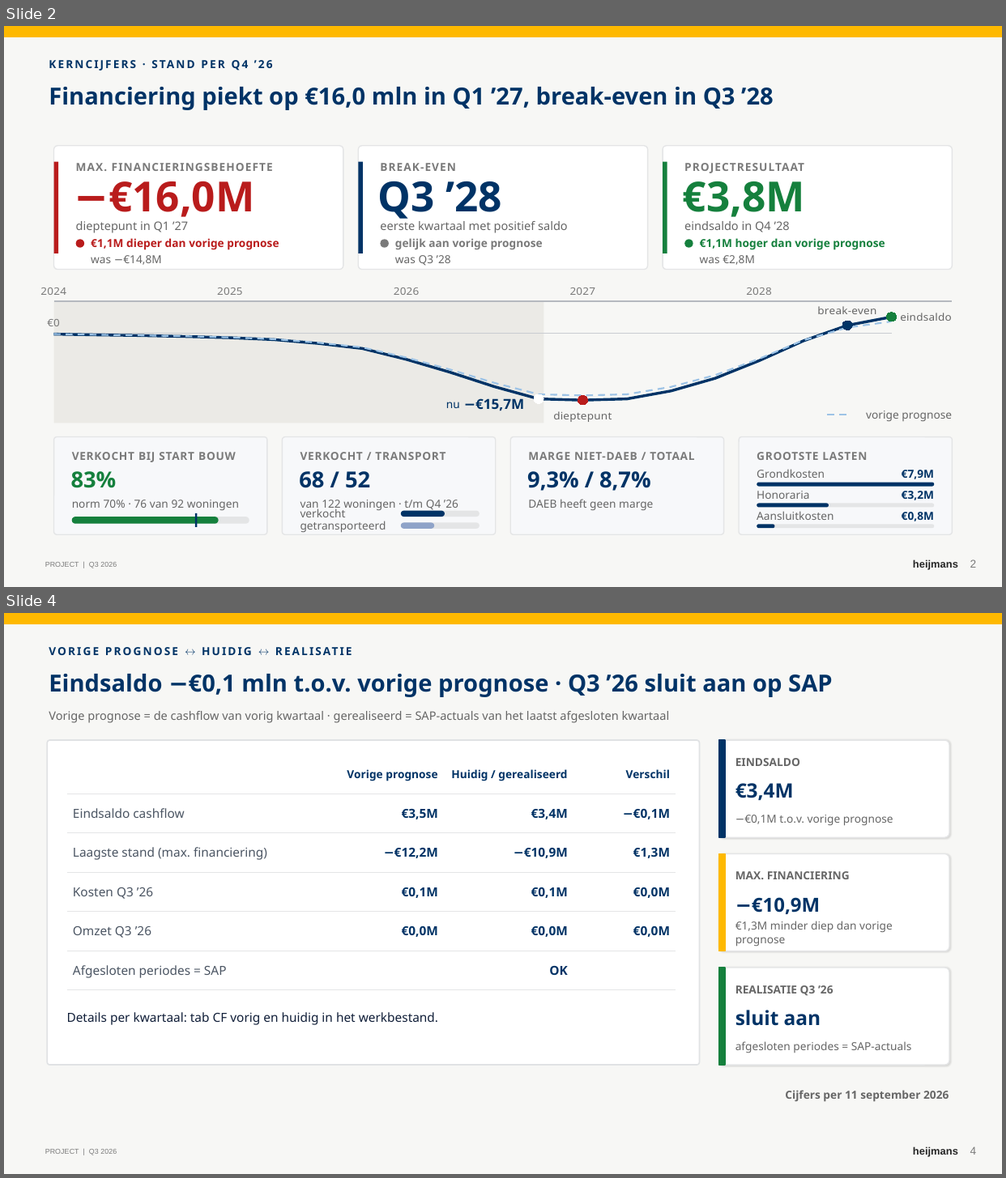
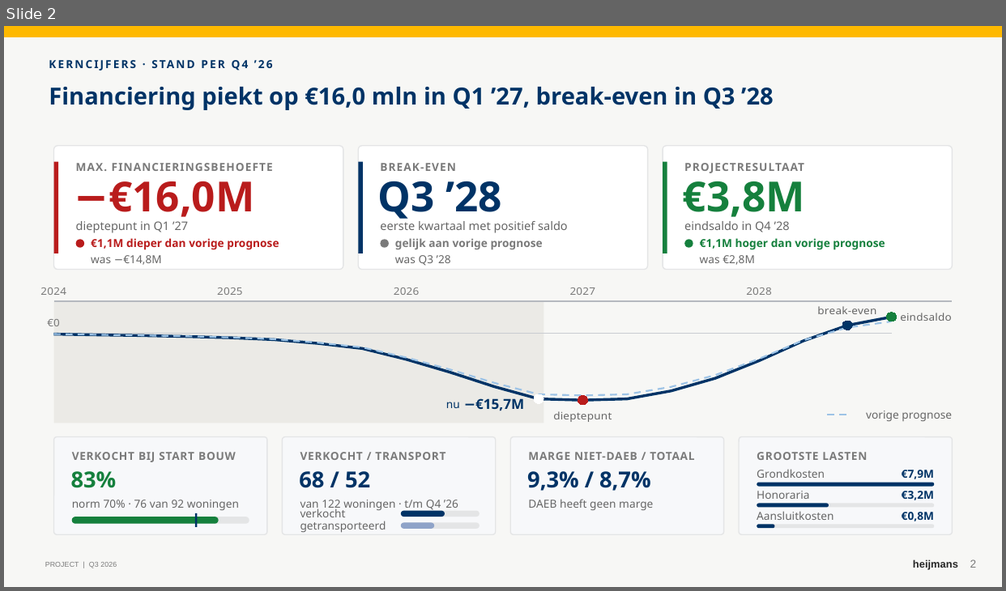
Before and after one commit to LuukLoohuis/Forecast-Builder, a slide deck: output/Kwartaal_Template_cashflow_v22.pptx. Shown one above the other, each under a label of ours: slides 2 and 4 before the commit, slide 2 after it; the slides between them are not shown. The pictures are 1006x1178 and 1006x591 pixels, drawn with LibreOffice and Linux fonts; fonts in the diff are those of the drawing; background and template pictures are left out. Boxes give left, top, right and bottom in pixels: in the first picture for what was removed or moved away, otherwise in the second. Text is boxed around its words. In the diff, an @@ line names an element or a change of style, - is before the commit and + after.

```diff
--- a/output/Kwartaal_Template_cashflow_v22.pptx
+++ b/output/Kwartaal_Template_cashflow_v22.pptx
@@ slide 4 removed at bbox=[4, 613, 1002, 1174], background #F7F7F5; not listed: 3 template elements that a slide beside it also shows @@
@@ text removed at bbox=[49, 643, 957, 660] @@
-VORIGE PROGNOSE ↔ HUIDIG ↔ REALISATIE
@@ text removed at bbox=[49, 674, 832, 697] @@
-Eindsaldo −€0,1 mln t.o.v. vorige prognose · Q3 ’26 sluit aan op SAP
@@ text removed at bbox=[49, 711, 670, 723] @@
-Vorige prognose = de cashflow van vorig kwartaal · gerealiseerd = SAP-actuals van het laatst afgesloten kwartaal
@@ rounded rectangle removed at bbox=[47, 739, 700, 1064] @@
@@ table removed at bbox=[67, 755, 675, 990], 6 rows, 4 columns @@
- | Vorige prognose | Huidig / gerealiseerd | Verschil
-Eindsaldo cashflow | €3,5M | €3,4M | −€0,1M
-Laagste stand (max. financiering) | −€12,2M | −€10,9M | €1,3M
-Kosten Q3 ’26 | €0,1M | €0,1M | €0,0M
-Omzet Q3 ’26 | €0,0M | €0,0M | €0,0M
-Afgesloten periodes = SAP |  | OK | 
@@ rounded rectangle removed at bbox=[718, 739, 949, 837] @@
@@ rectangle removed at bbox=[718, 739, 725, 837] @@
@@ text removed at bbox=[735, 758, 800, 766] @@
-EINDSALDO
@@ text removed at bbox=[735, 783, 794, 800] @@
-€3,4M
@@ text removed at bbox=[744, 815, 893, 826] @@
-−€0,1M t.o.v. vorige prognose
@@ rounded rectangle removed at bbox=[718, 854, 949, 952] @@
@@ rectangle removed at bbox=[718, 854, 725, 952] @@
@@ text removed at bbox=[735, 871, 850, 879] @@
-MAX. FINANCIERING
@@ text removed at bbox=[752, 897, 820, 914] @@
-−€10,9M
@@ text removed at bbox=[735, 921, 893, 947] @@
-€1,3M minder diep dan vorige prognose
@@ rounded rectangle removed at bbox=[718, 969, 949, 1065] @@
@@ rectangle removed at bbox=[718, 969, 725, 1065] @@
@@ text removed at bbox=[735, 986, 833, 996] @@
-REALISATIE Q3 ’26
@@ text removed at bbox=[67, 1012, 438, 1025] @@
-Details per kwartaal: tab CF vorig en huidig in het werkbestand.
@@ text removed at bbox=[735, 1010, 821, 1026] @@
-sluit aan
@@ text removed at bbox=[735, 1041, 912, 1053] @@
-afgesloten periodes = SAP-actuals
@@ text removed at bbox=[785, 1090, 948, 1102] @@
-Cijfers per 11 september 2026
@@ page number removed at bbox=[970, 1147, 977, 1155] @@
-4
```
Also in this commit, not shown: 1 slide changed, 1 other slide removed, 10 other files.
